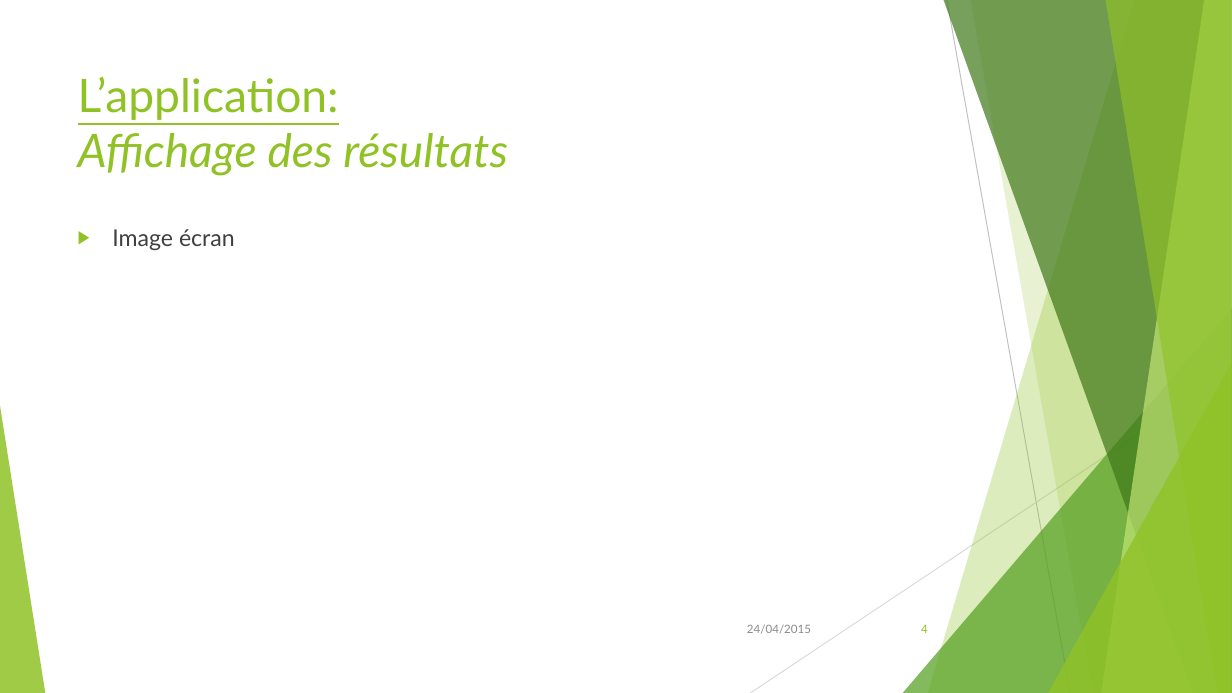
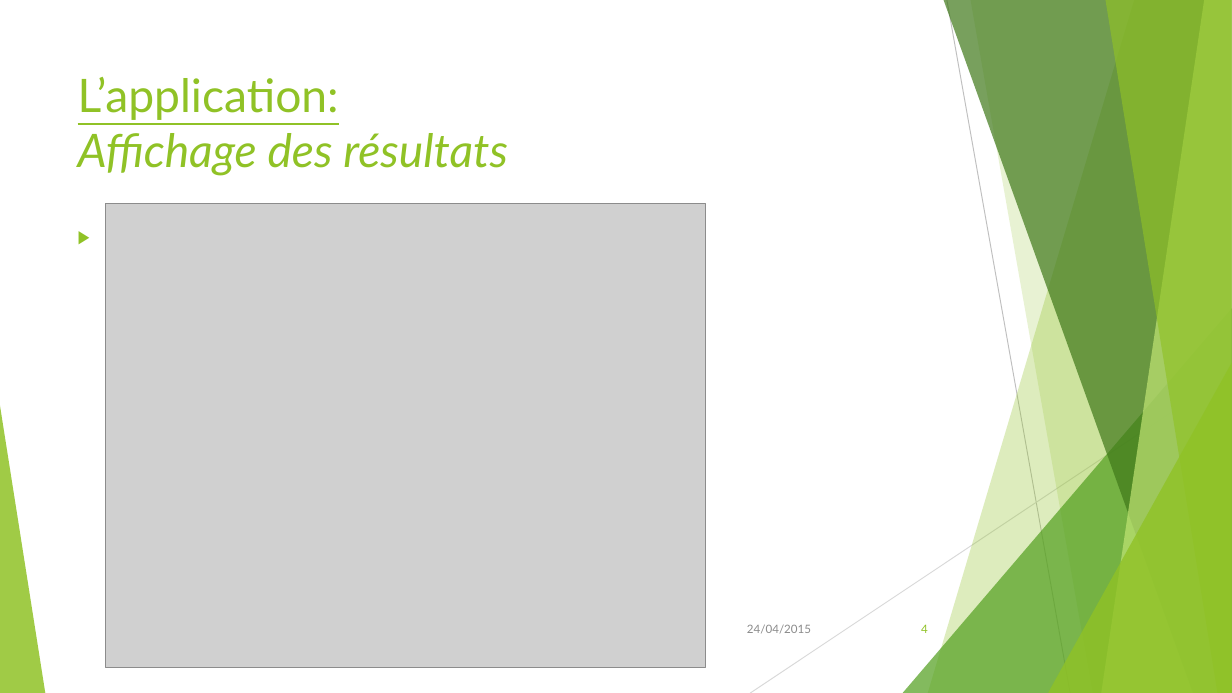
Before and after one commit to LeoGaudias/Projet_IA, a slide deck: slide 4 of presentationia.pptx. Drawn at 1232x693 pixels with LibreOffice and Linux fonts; fonts in the diff are those of the drawing; grey boxes stand for pictures. Boxes give left, top, right and bottom in pixels: in the first picture for what was removed or moved away, otherwise in the second. Text is boxed around its words. In the diff, an @@ line names an element or a change of style, - is before the commit and + after.

```diff
--- a/presentationia.pptx
+++ b/presentationia.pptx
@@ picture added at (105,203,705,667) @@
@@ text removed at (112,229,235,250) @@
-▶ Image écran
```
Also in this commit, not shown: 3 other slides changed, 2 slides added, 1 other file.
